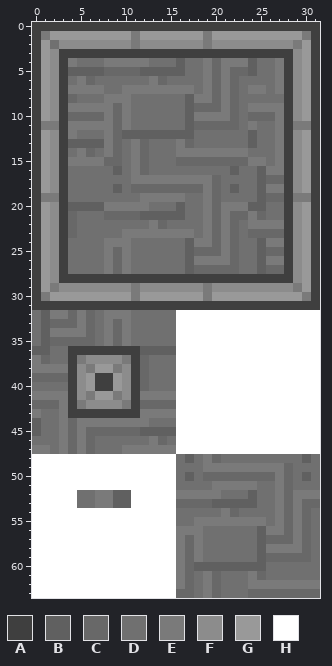
File history of a pixel-art sprite, assets/wall.png. The picture above is the old version.
The file is 32x64 pixels. Colours within 5 levels of each other are drawn and written as one.
Palette (. is transparent): A #3f3f3f  B #606060  C #686868  D #707070  E #7a7a7a  F #8c8c8c  G #999999  H #ffffff
Now the later version:
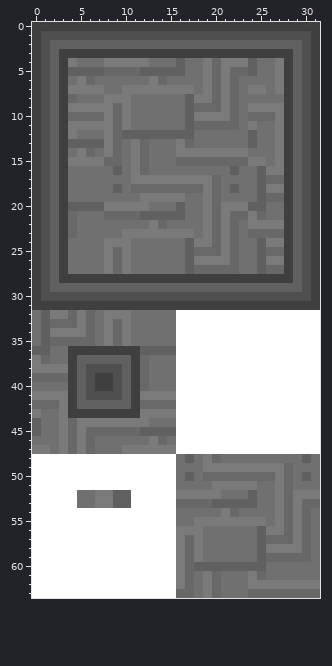
Edits made:
colour G: #999999 -> #4f4f4f
y 1: x 1 E -> G; x 11 E -> G; x 19 E -> G; x 30 E -> G
y 2: x 2..29 DFFFFFFFFEFFFFFFFEFFFFFFFFFE -> BBBBBBBBBBBBBBBBBBBBBBBBBBBB
y 3..10: x 2 F -> B; x 29 F -> B
y 11: x 1..2 EE -> GB; x 29..30 EE -> BG
y 12..18: x 2 F -> B; x 29 F -> B
y 19: x 1..2 EE -> GB; x 29..30 EE -> BG
y 20..28: x 2 F -> B; x 29 F -> B
y 29: x 2..29 EFFFFFFFFEFFFFFFFEFFFFFFFFFE -> BBBBBBBBBBBBBBBBBBBBBBBBBBBB
y 30: x 1 E -> G; x 11 E -> G; x 19 E -> G; x 30 E -> G
y 37: x 5..10 EFFFFE -> BBBBBB
y 38: x 5..6 FE -> BG; x 9..10 EF -> GB
y 39..40: x 5 F -> B; x 10 F -> B
y 41: x 5..6 FE -> BG; x 9..10 EF -> GB
y 42: x 5..10 EFFFFE -> BBBBBB
Boxes around the changes in both pictures, in picture pixels (x1, y1, x2, y2):
changed: (41, 31, 311, 301)
changed: (77, 355, 131, 409)
